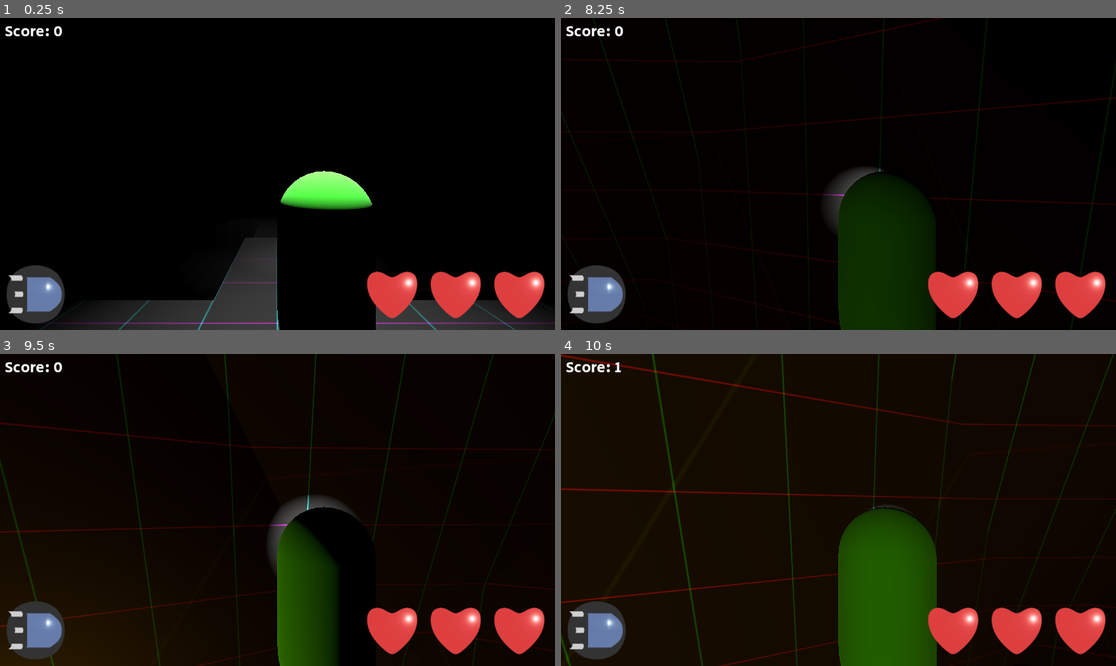
Above: before the commit, frames 1-4 (two rows, left to right).
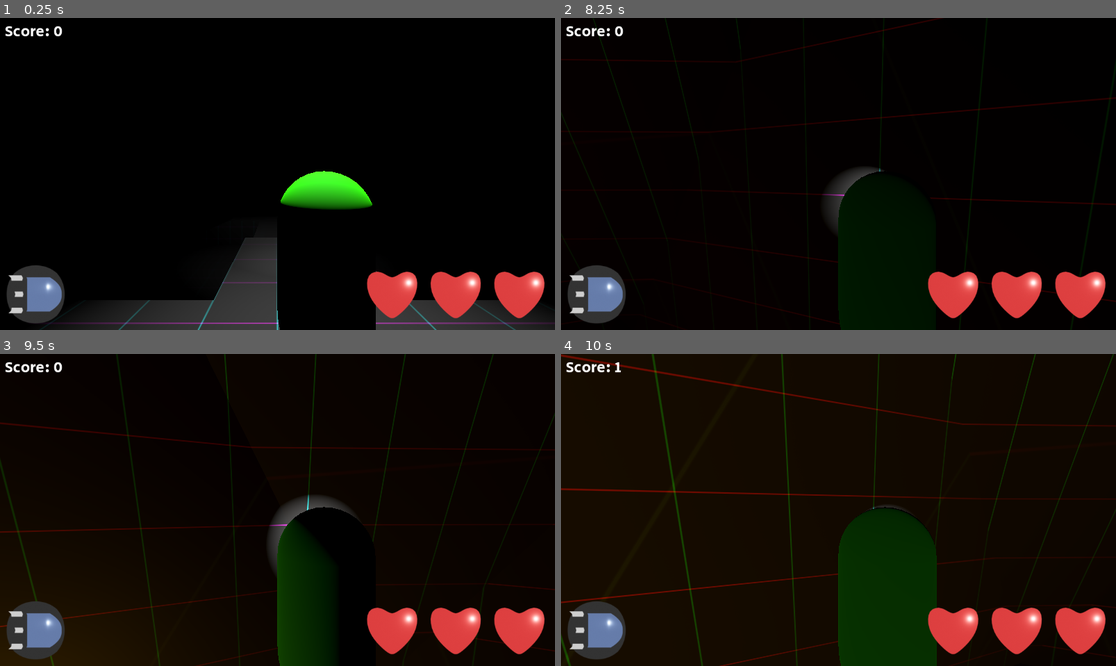
Above: after the commit, the same moments.

Repository: Sprotex/ludum-dare-54
Game: Godot game, scene res://level.tscn
Same seed, same stepped clock (60 frames per second), same inputs: the game is played once before the commit and once after it.
Inputs (mouse positions are in pixels of both pictures, inside the frame that each line leads up to):
- Up to frame 1 (0.25 s): no input
- Up to frame 2 (8.25 s): tap Enter at 0.5, 2.75 s; move the mouse to (866, 174) at 0.52 s; hold W (move_forward) 0.53-5.78 s; tap Space (jump) at 0.77, 1.52, 2, 3.02, 3.77, 4.25, 4.52, 6.02, 6.77, 7.52 s; move the mouse to (810, 174) at 1.27 s; move the mouse to (849, 167) at 2.02 s; move the mouse to (832, 180) at 2.77 s; move the mouse to (877, 177) at 3.52 s; move the mouse to (794, 170) at 4.27 s; move the mouse to (844, 174) at 5.02 s; move the mouse to (816, 167) at 5.77 s; hold D (move_right) 5.78-6.53 s; move the mouse to (866, 174) at 6.52 s; hold W (move_forward) from 6.53 s (still down); move the mouse to (810, 174) at 7.27 s; move the mouse to (849, 167) at 8.02 s
- Up to frame 3 (9.5 s): move the mouse to (271, 516) at 8.77 s; release W (move_forward) at 8.78 s; hold A (move_left) from 8.78 s (still down); tap Space (jump) at 9.02 s
- Up to frame 4 (10 s): move the mouse to (877, 513) at 9.52 s; release A (move_left) at 9.53 s; hold W (move_forward) from 9.53 s (still down); tap Space (jump) at 9.77 s

The runs differ from the first frame. In frame 1, 1.5% of the frame differs, in the area x 50-68%, y 48-62%; in frame 2, 2.6%; in frame 3, 2.6%; in frame 4, 7.2%, in the area x 49-67%, y 52-100%.
Error in both runs: Invalid access to property or key 'on_bullet_shot' on a base object of type 'Node (message_bus.gd)'. (res://ambient_light_energy.gd:25)

Commit message:
tweak materials

Diff:
--- a/character/bullet/bullet_particles_material.tres
+++ b/character/bullet/bullet_particles_material.tres
@@ -2,5 +2,5 @@
 
 [resource]
 shading_mode = 0
-albedo_color = Color(0.517647, 0.329412, 0.156863, 1)
+albedo_color = Color(0.870588, 0.517647, 0.27451, 1)
 billboard_mode = 1
--- a/character/player/player_material.tres
+++ b/character/player/player_material.tres
@@ -2,3 +2,4 @@
 
 [resource]
 albedo_color = Color(0.109804, 0.588235, 0, 1)
+metallic = 1.0
